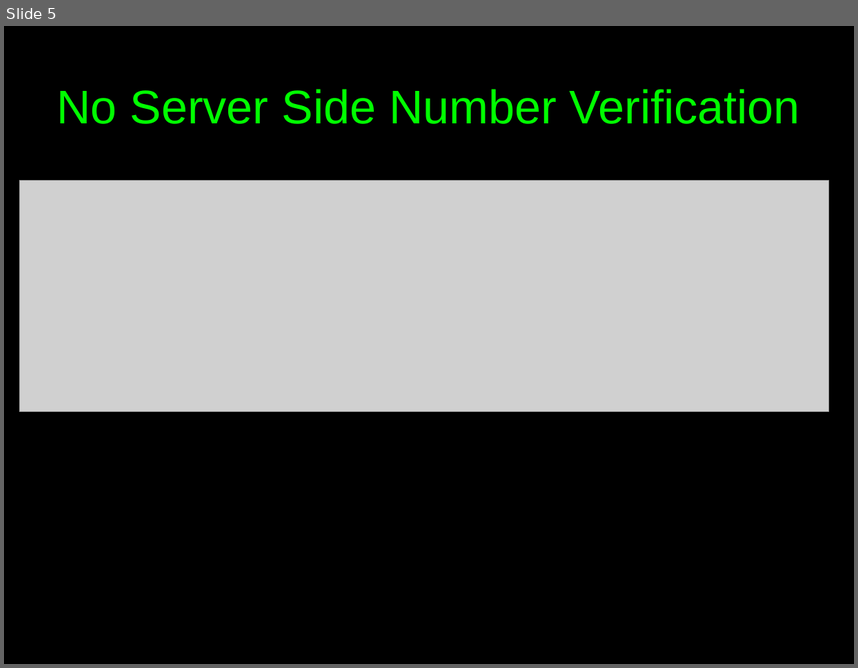
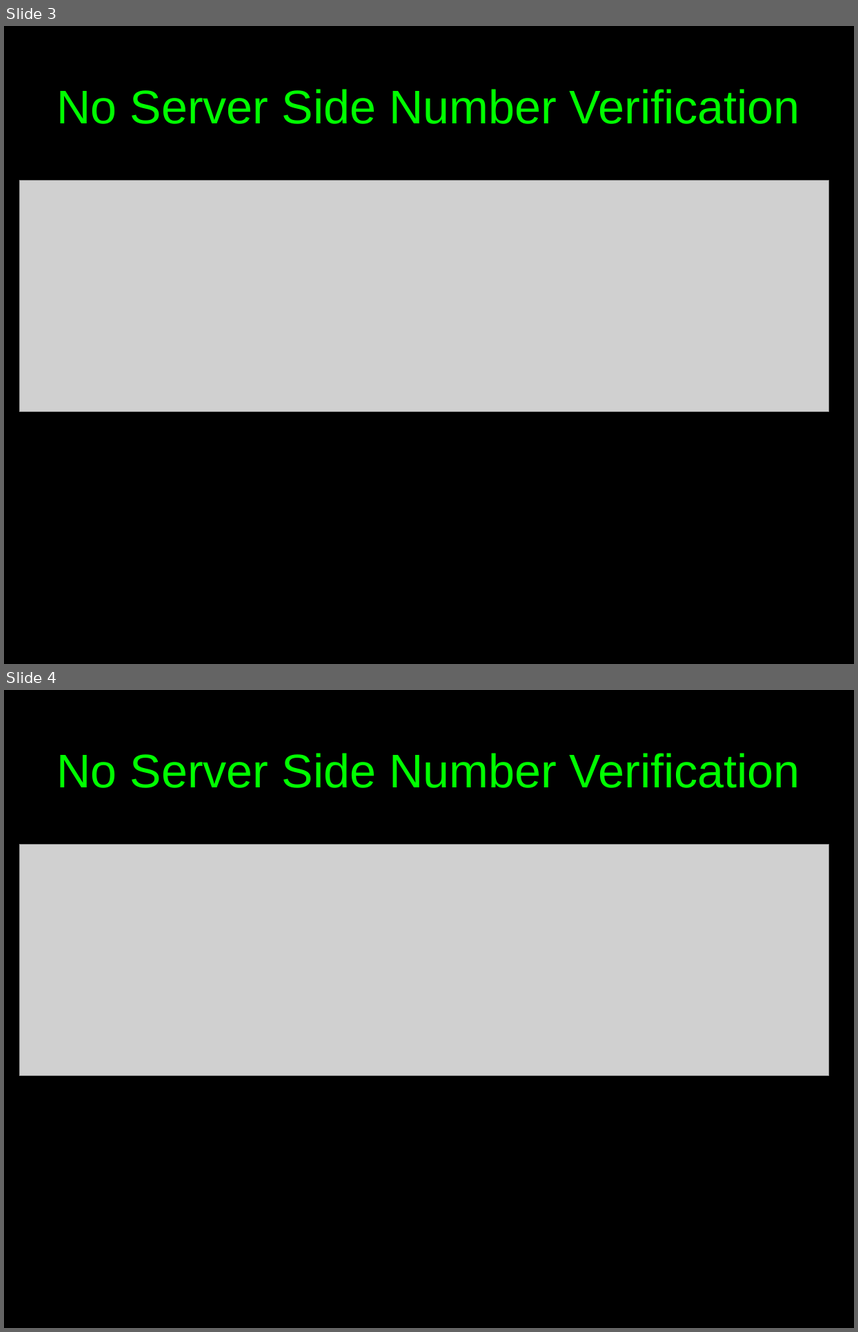
Before and after one commit to c00w/Crypto-Final-Project, a slide deck: Attack Presentation.odp. Shown one above the other, each under a label of ours: slide 5 before the commit, slides 3 and 4 after it. The pictures are 858x668 and 858x1332 pixels, drawn with LibreOffice and Linux fonts; fonts in the diff are those of the drawing; grey boxes stand for pictures. Boxes give left, top, right and bottom in pixels: in the first picture for what was removed or moved away, otherwise in the second. Text is boxed around its words. In the diff, an @@ line names an element or a change of style, - is before the commit and + after.

```diff
--- a/Attack Presentation.odp
+++ b/Attack Presentation.odp
@@ slide 4 added at bbox=[4, 690, 854, 1328], background #000000 @@
@@ title added at bbox=[56, 753, 800, 788], 44 pt, text #00FF00 @@
+No Server Side Number Verification
@@ picture added at bbox=[19, 845, 829, 1076] @@
@@ what was slide 5 is now slide 3 @@
```
Also in this commit, not shown: 1 slide changed, 6 other slides added, 5 slides removed, 1 other file.
